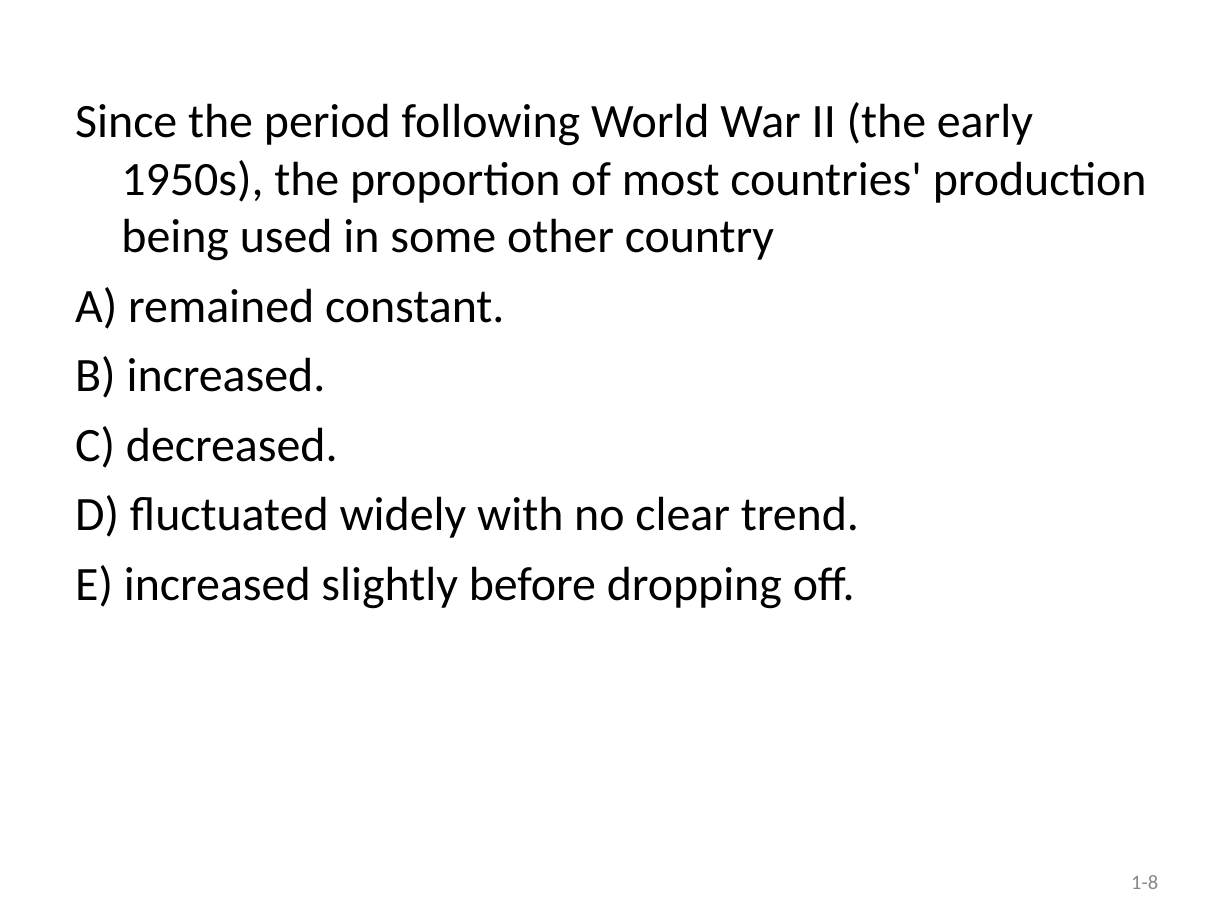
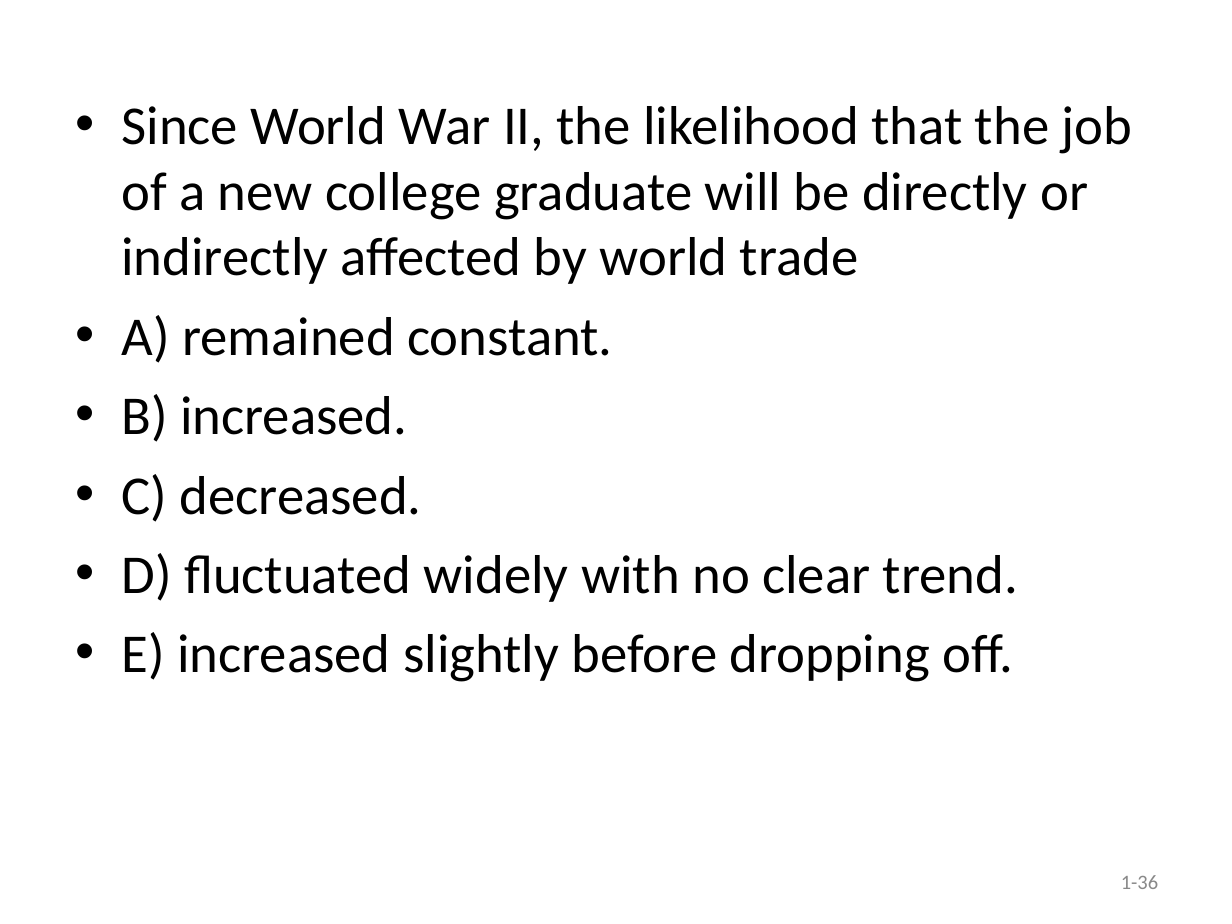
Before and after one commit to hehemin/bayeswhu.github.io, a slide deck: slide 36 of teaching/trade/Quiz1.ppt (slide 8 before the commit). Drawn at 1232x924 pixels with LibreOffice and Linux fonts; fonts in the diff are those of the drawing. Boxes give left, top, right and bottom in pixels: in the first picture for what was removed or moved away, otherwise in the second. Text is boxed around its words. In the diff, an @@ line names an element or a change of style, - is before the commit and + after.

Commit message:
trade

```diff
--- a/teaching/trade/Quiz1.ppt
+++ b/teaching/trade/Quiz1.ppt
@@ text at bbox=[121, 106, 1133, 284]: text changed; size 28 to 32 pt @@
-Since the period following World War II (the early 1950s), the proportion of most countries' production being used in some other country
+• Since World War II, the likelihood that the job of a new college graduate will be directly or indirectly affected by world trade
@@ text at bbox=[121, 315, 1018, 682]: size 28 to 32 pt in "A) remained constant.", "B) increased.", "C) decreased.", "D) fluctuated widely with no clear trend." and 1 more places; bullet none to •; more space between paragraphs @@
@@ page number at bbox=[1121, 875, 1158, 889]: text changed @@
-1-8
+1-36
```
Also in this commit, not shown: 28 other slides changed, 30 slides added, 2 slides removed, 2 other files.
